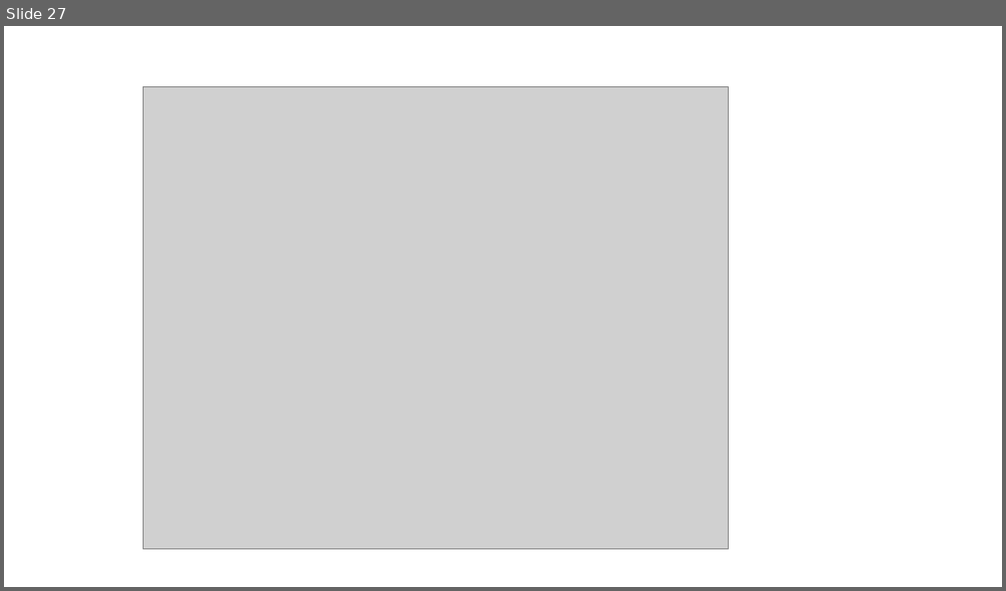
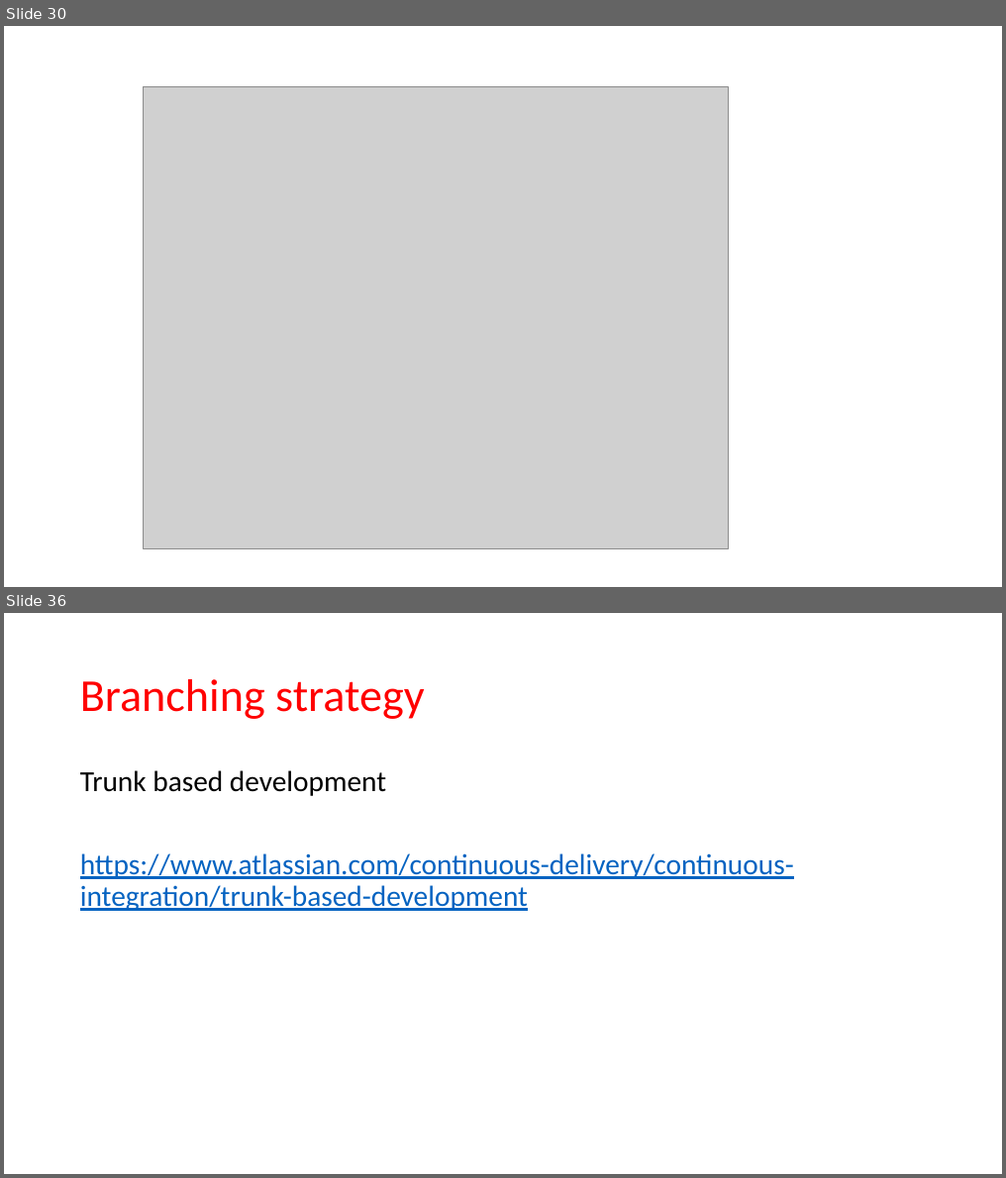
Before and after one commit to JanbaskDevops/Batch1, a slide deck: MyLearnings/CICD/Class5- Azure Repository/Class presentation.pptx. Shown one above the other, each under a label of ours: slide 27 before the commit, slides 30 and 36 after it; the slides between them are not shown. The pictures are 1006x591 and 1006x1178 pixels, drawn with LibreOffice and Linux fonts; fonts in the diff are those of the drawing; grey boxes stand for pictures. Boxes give left, top, right and bottom in pixels: in the first picture for what was removed or moved away, otherwise in the second. Text is boxed around its words. In the diff, an @@ line names an element or a change of style, - is before the commit and + after.

```diff
--- a/MyLearnings/CICD/Class5- Azure Repository/Class presentation.pptx
+++ b/MyLearnings/CICD/Class5- Azure Repository/Class presentation.pptx
@@ slide 36 added at (4,613,1002,1174), background #FFFFFF @@
@@ title added at (80,679,424,719), 44 pt, text #FF0000 @@
+Branching strategy
@@ text added at (80,770,794,911), 28 pt, text #0563C1, underline @@
+Trunk based development
+https://www.atlassian.com/continuous-delivery/continuous-integration/trunk-based-development
@@ what was slide 27 is now slide 30 @@
```
Also in this commit, not shown: 8 slides changed, 9 other slides added, 2 slides removed.
